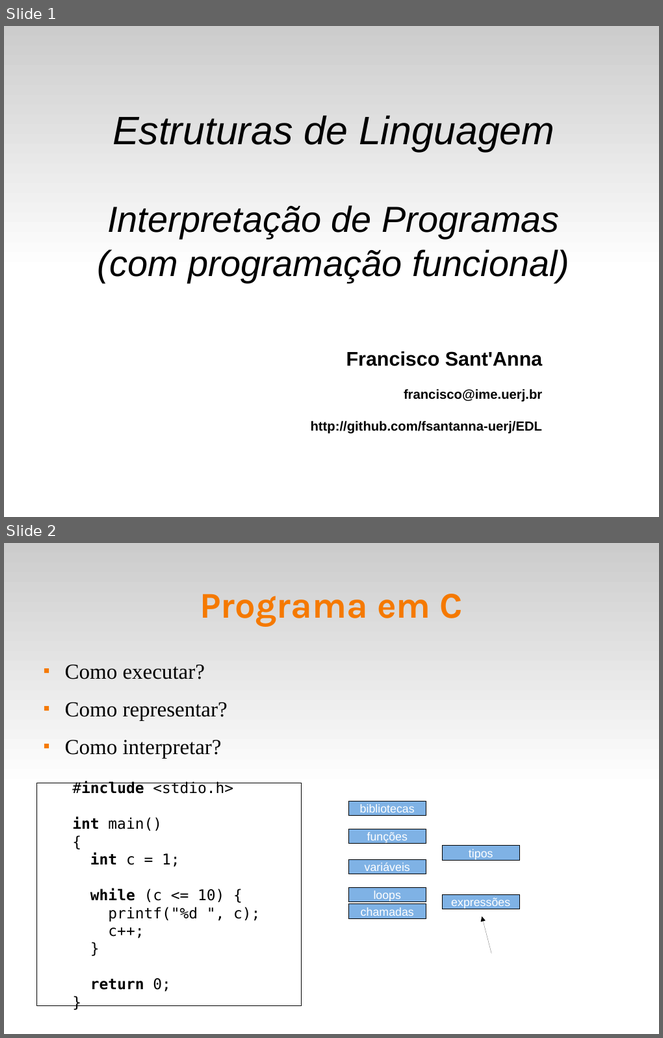
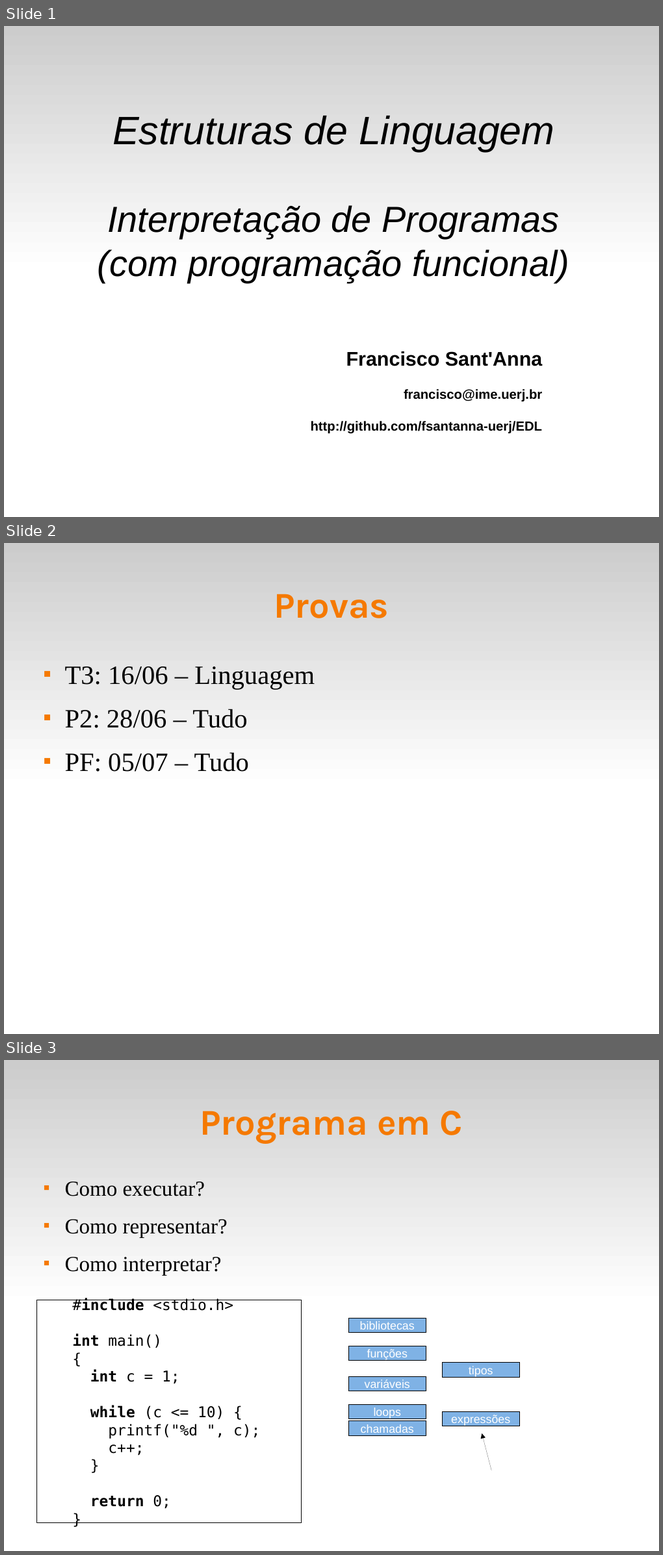
Before and after one commit to fsantanna-uerj/EDL, a slide deck: slides/edl-11-lang.odp. Shown one above the other, each under a label of ours: slides 1 and 2 before the commit, slides 1, 2 and 3 after it. The pictures are 663x1038 and 663x1555 pixels, drawn with LibreOffice and Linux fonts; fonts in the diff are those of the drawing. Boxes give left, top, right and bottom in pixels: in the first picture for what was removed or moved away, otherwise in the second. Text is boxed around its words. In the diff, an @@ line names an element or a change of style, - is before the commit and + after.

```diff
--- a/slides/edl-11-lang.odp
+++ b/slides/edl-11-lang.odp
@@ slide 2 added at (4, 543, 659, 1034), background #FFFFFF; not listed: 1 template element that a slide beside it also shows @@
@@ title added at (274, 594, 389, 618), 44 pt, text #F57900, bold @@
+Provas
@@ text added at (65, 667, 315, 772), 32 pt, text #000000 @@
+■ T3: 16/06 – Linguagem
+■ P2: 28/06 – Tudo
+■ PF: 05/07 – Tudo
@@ what was slide 2 is now slide 3 @@
```
Also in this commit, not shown: 3 other slides added, 3 other files.
